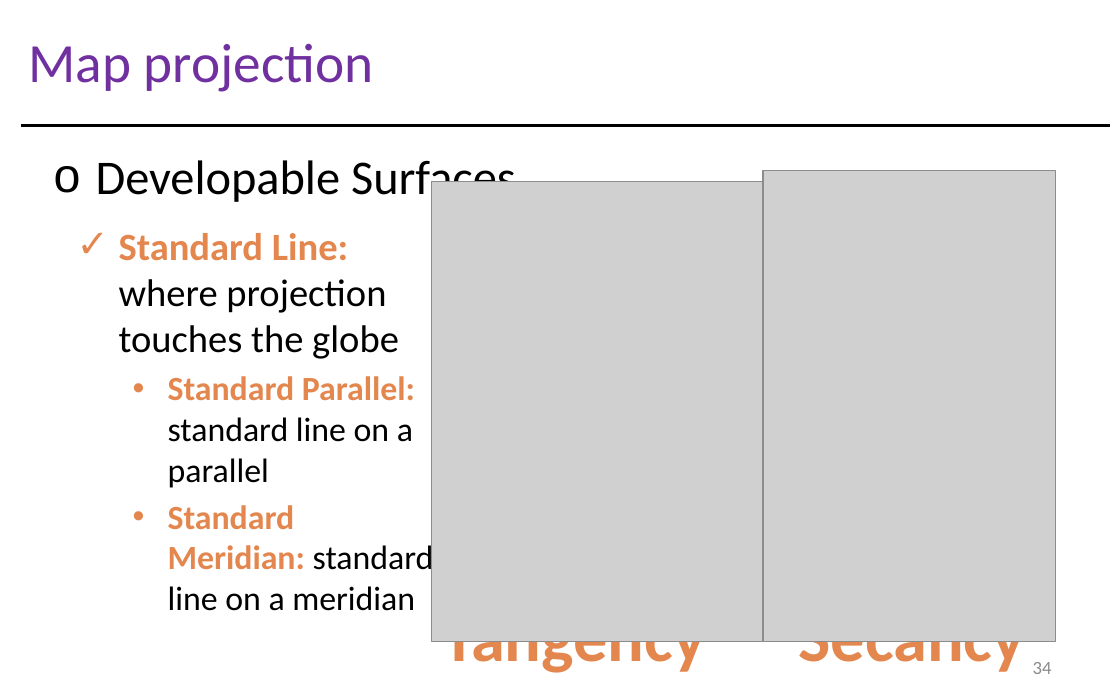
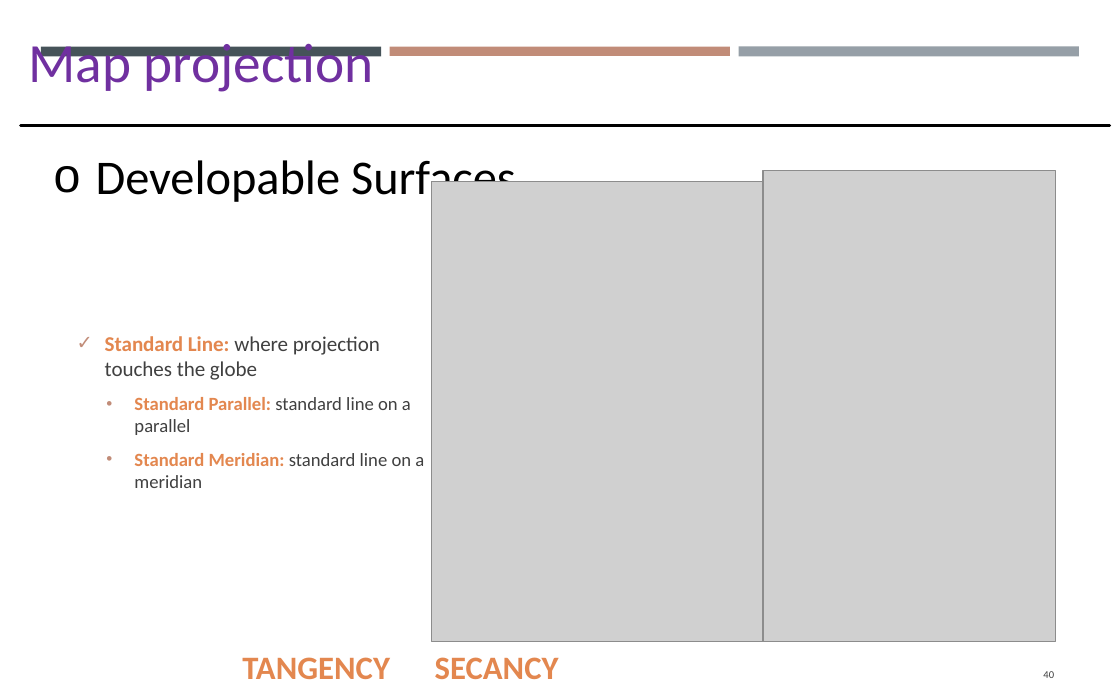
Before and after one commit to gisynw/GIS_I, a slide deck: slide 40 of docs/Lectures/Week03/Lecture02_GEOG2475_Datum.pptx (slide 34 before the commit). Drawn at 1120x700 pixels with LibreOffice and Linux fonts; fonts in the diff are those of the drawing; grey boxes stand for pictures. Boxes give left, top, right and bottom in pixels: in the first picture for what was removed or moved away, otherwise in the second. Text is boxed around its words. In the diff, an @@ line names an element or a change of style, - is before the commit and + after.

```diff
--- a/docs/Lectures/Week03/Lecture02_GEOG2475_Datum.pptx
+++ b/docs/Lectures/Week03/Lecture02_GEOG2475_Datum.pptx
@@ rectangle added at bbox=[41, 47, 381, 57], fill #465359 @@
@@ rectangle added at bbox=[390, 47, 729, 56], fill #C18C78 @@
@@ rectangle added at bbox=[739, 46, 1079, 56], fill #969FA7 @@
@@ text "Standard Line: where projection touches ..." at bbox=[105, 336, 424, 488]: size 22.3 to 12.2 pt in "Standard Line: where projection touches the globe"; text colour #000000 to #404040 in "where projection touches the globe", "standard line on a parallel", "standard line on a meridian"; size 19.5 to 10.8 pt in "Standard Parallel: standard line on a parallel", "Standard Meridian: standard line on a meridian"; indent changed; more space between paragraphs; vertical alignment top to middle @@
@@ title "TANGENCY SECANCY" at bbox=[242, 657, 559, 679]: vertical alignment middle to bottom @@
@@ title at bbox=[242, 657, 559, 679]: text changed; size 39.6 to 18.9 pt @@
-Tangency Secancy
+TANGENCY SECANCY
@@ page number at bbox=[1043, 671, 1054, 678]: text changed; size 10.8 to 6.1 pt; text colour #8C8C8C to #404040 @@
-34
+40
```
Also in this commit, not shown: 64 other slides changed, 8 slides added, 2 slides removed, 2 other files.
